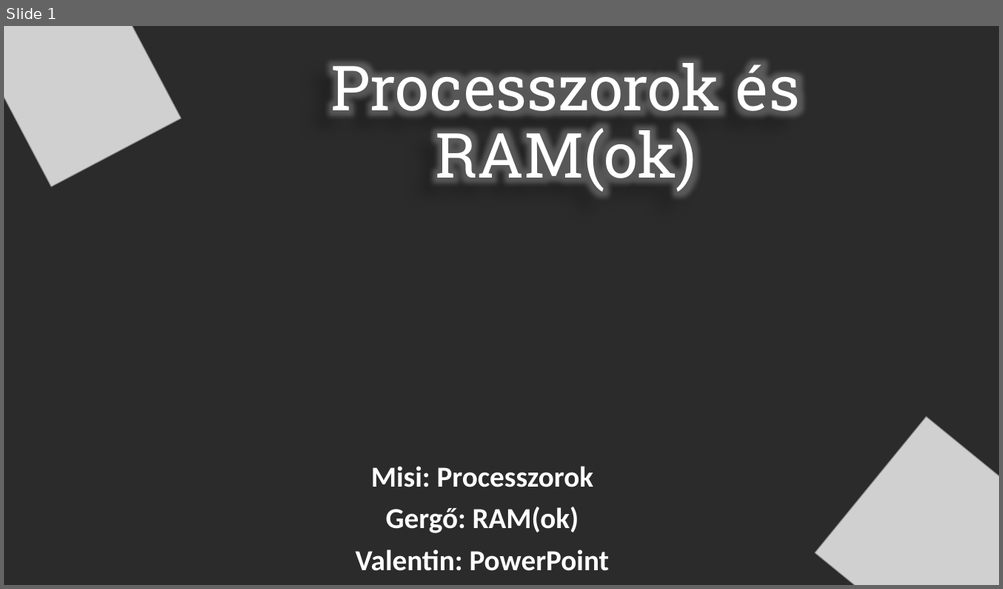
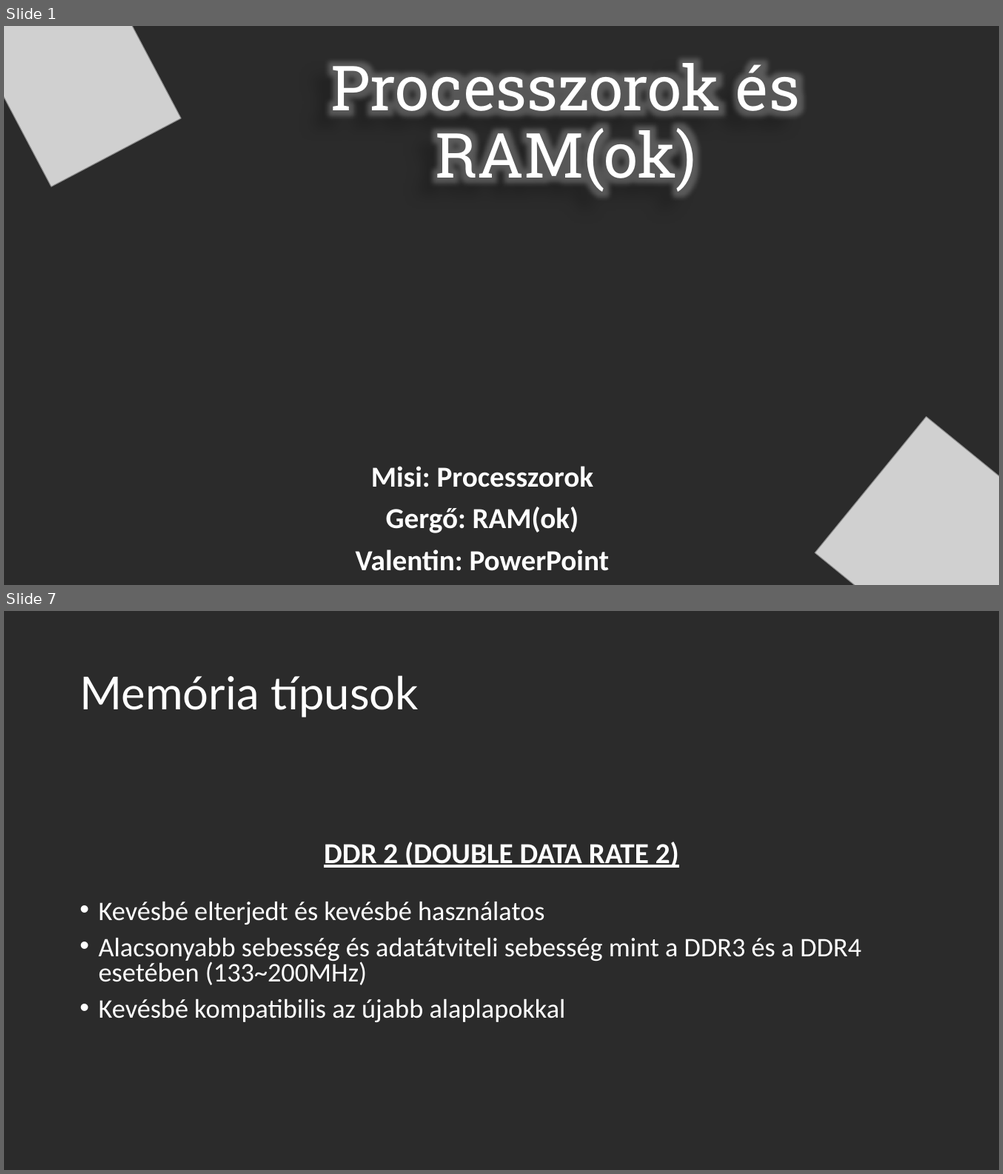
Before and after one commit to OsziMisi/Jozsika, a slide deck: processzor + memoria.pptx. Shown one above the other, each under a label of ours: slide 1 before the commit, slides 1 and 7 after it; the slides between them are not shown. The pictures are 1003x589 and 1003x1174 pixels, drawn with LibreOffice and Linux fonts; fonts in the diff are those of the drawing; grey boxes stand for pictures; background and template pictures are left out; a plain dark background stands for a picture behind light text. Boxes give left, top, right and bottom in pixels: in the first picture for what was removed or moved away, otherwise in the second. Text is boxed around its words. In the diff, an @@ line names an element or a change of style, - is before the commit and + after.

Commit message:
Információk a RAM típusokról 1. felvonás (PPT)

```diff
--- a/processzor + memoria.pptx
+++ b/processzor + memoria.pptx
@@ slide 7 added at (4, 611, 999, 1170), background picture (left out) @@
@@ title added at (79, 675, 418, 718), 44 pt, text #FFFFFF @@
+Memória típusok
@@ text added at (324, 842, 679, 868), 28 pt, text #FFFFFF, bold, underline @@
+DDR 2 (DOUBLE DATA RATE 2)
@@ text added at (99, 902, 861, 1022), 25.9 pt, text #FFFFFF @@
+• Kevésbé elterjedt és kevésbé használatos
+• Alacsonyabb sebesség és adatátviteli sebesség mint a DDR3 és a DDR4 esetében (133~200MHz)
+• Kevésbé kompatibilis az újabb alaplapokkal
```
Also in this commit, not shown: 7 other slides added.
